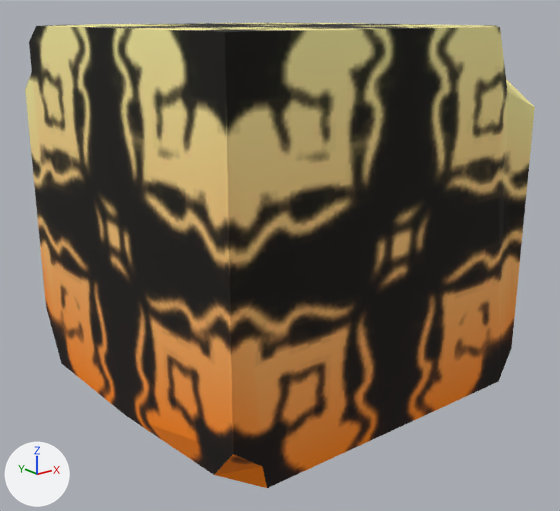
The glTF model Project/object/stage/destructable/resource/model/EnemyStoneAdd.gltf: old version first, new version second.
Before and after are seen from a 50 mm lens placed at (-2.71, -3.46, 1.08), pointed at (-0.02, -0.09, -0.27). The axes (+X, +Y, +Z) are drawn at lower left. The lights are the same throughout.

In view in the first picture: 'EnemyStoneAddMesh'.
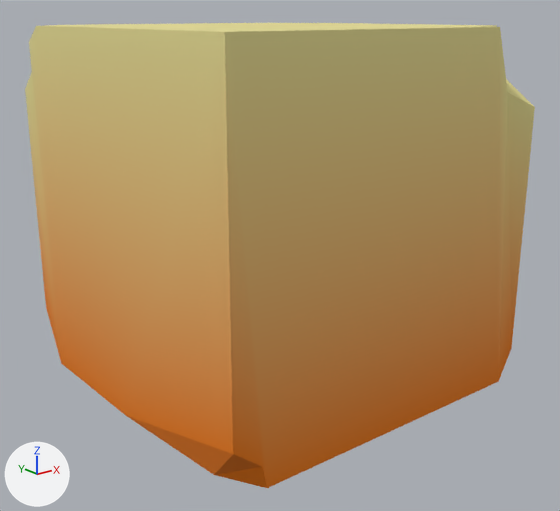
The change, as JSON lines over the scene's bpy script:
```json
{"block": "mat_enemy_stone_add", "where": "n2 = _N.new('ShaderNodeMix'); n2.name = 'Mix'"}
{"op": "add", "block": "mat_enemy_stone_add", "code": "n2.inputs[7].default_value = (0.8, 0.8, 0.8, 1.0)  # 'B', white #e7e7e7"}
{"op": "remove", "block": "mat_enemy_stone_add", "code": "n4 = _N.new('ShaderNodeTexImage'); n4.name = 'Image Texture'"}
{"op": "remove", "block": "mat_enemy_stone_add", "code": "n4.image = img_enemy_stone_add"}
{"block": "mat_enemy_stone_add", "where": "n3 = _N.new('ShaderNodeVertexColor'); n3.name = 'Color Attribute'"}
{"op": "remove", "block": "mat_enemy_stone_add", "code": "_L.new(n3.outputs[0], n2.inputs[7])  # 'Color' to 'B'"}
{"op": "remove", "block": "mat_enemy_stone_add", "code": "_L.new(n4.outputs[0], n2.inputs[6])  # 'Color' to 'A'"}
{"op": "add", "block": "mat_enemy_stone_add", "code": "_L.new(n3.outputs[0], n2.inputs[6])  # 'Color' to 'A'"}
```

Boxes [x1, y1, x2, y2] around the edits, measured in the pictures (560 x 511 px):
```json
{"object": "EnemyStoneAddMesh", "change": "surface changed", "before": [25, 23, 535, 488], "after": [25, 23, 535, 488]}
```
